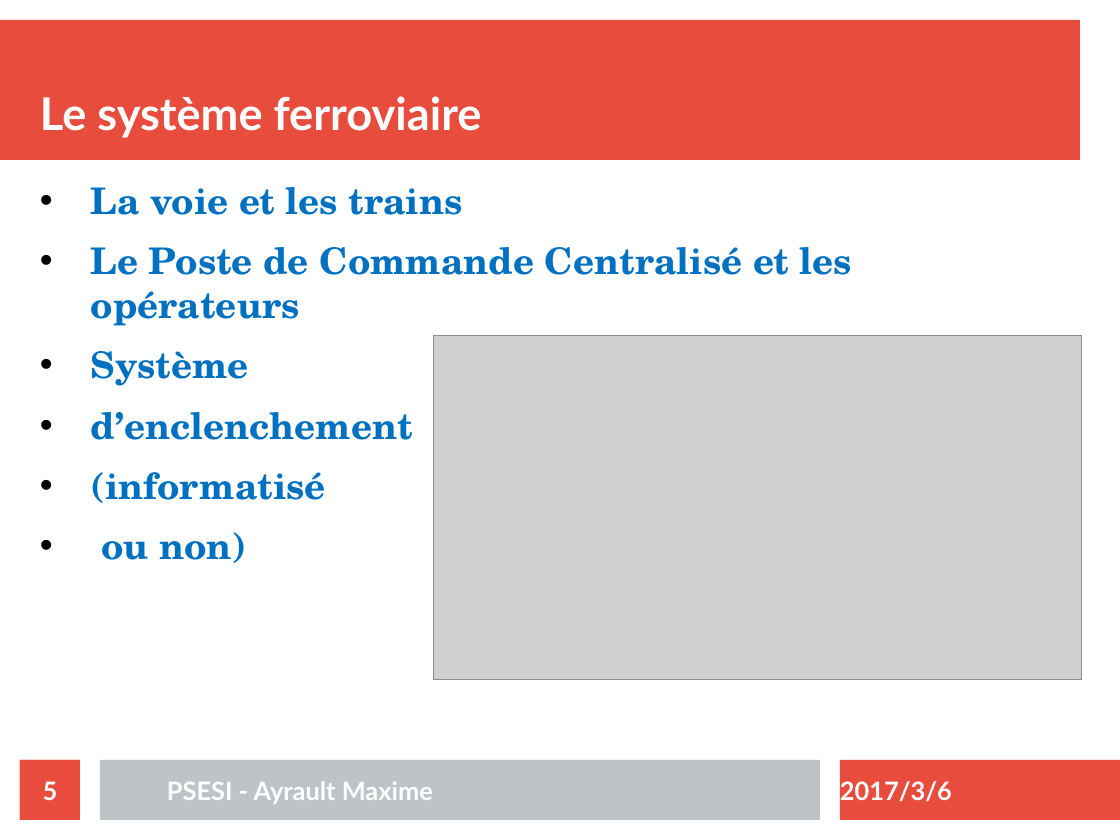
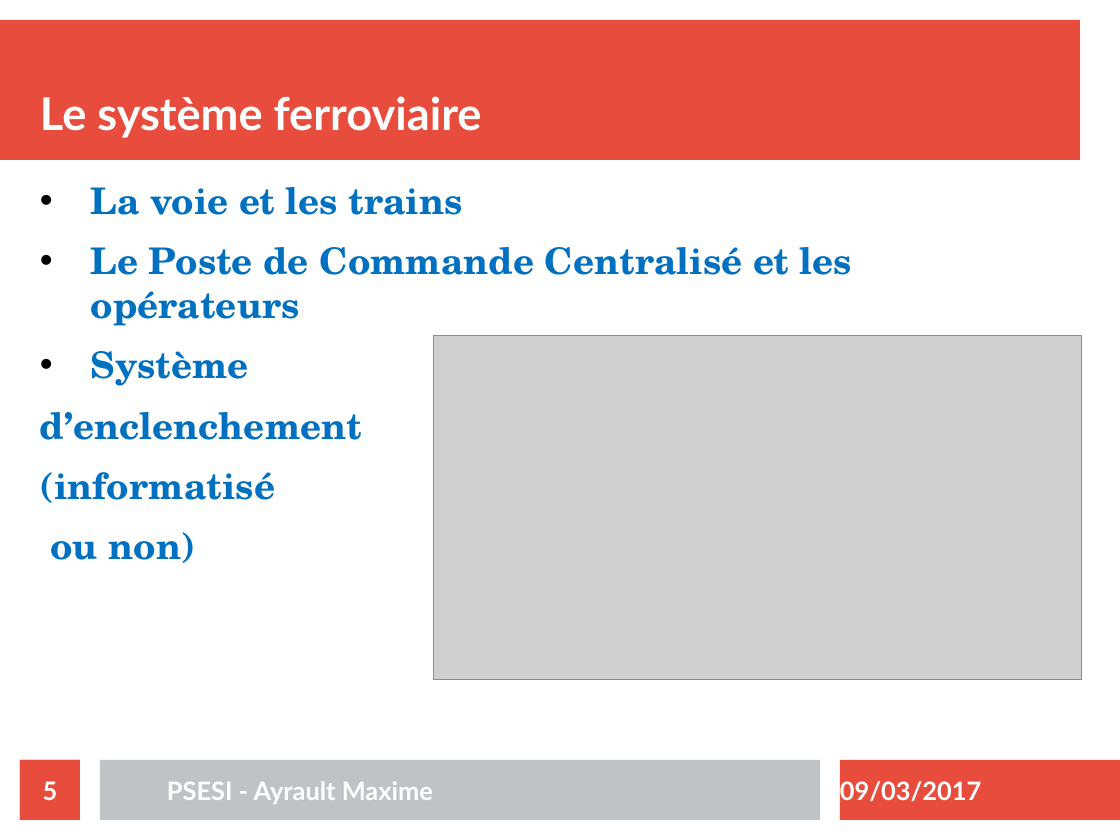
Before and after one commit to maximouth/psesi, a slide deck: slide 5 of Presentation/presentation.odp. Drawn at 1120x840 pixels with LibreOffice and Linux fonts; fonts in the diff are those of the drawing; grey boxes stand for pictures. Boxes give left, top, right and bottom in pixels: in the first picture for what was removed or moved away, otherwise in the second. Text is boxed around its words. In the diff, an @@ line names an element or a change of style, - is before the commit and + after.

```diff
--- a/Presentation/presentation.odp
+++ b/Presentation/presentation.odp
@@ text at (x1=40, y1=412, x2=362, y2=563): bullet • to none @@
@@ text at (x1=840, y1=781, x2=982, y2=801): text changed @@
-2017/3/6
+09/03/2017
```
Also in this commit, not shown: 22 other slides changed, 2 slides added, 28 other files.
